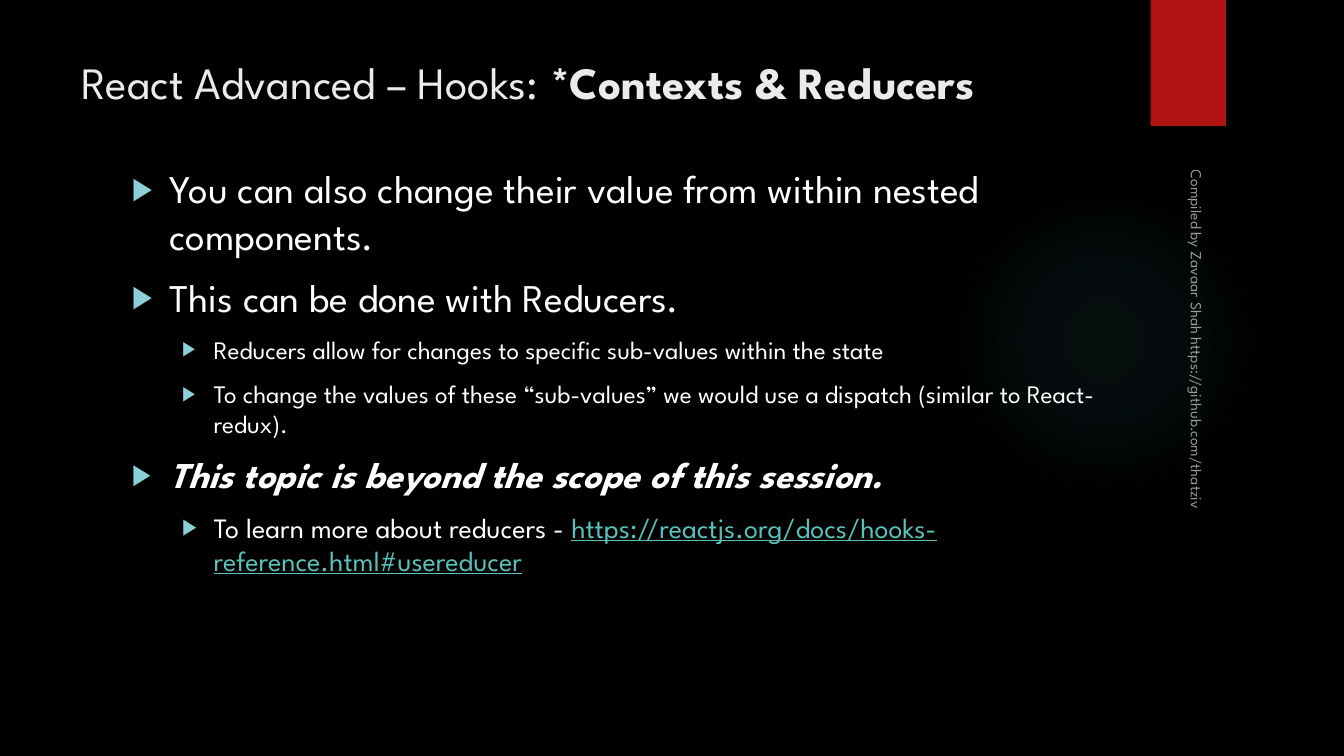
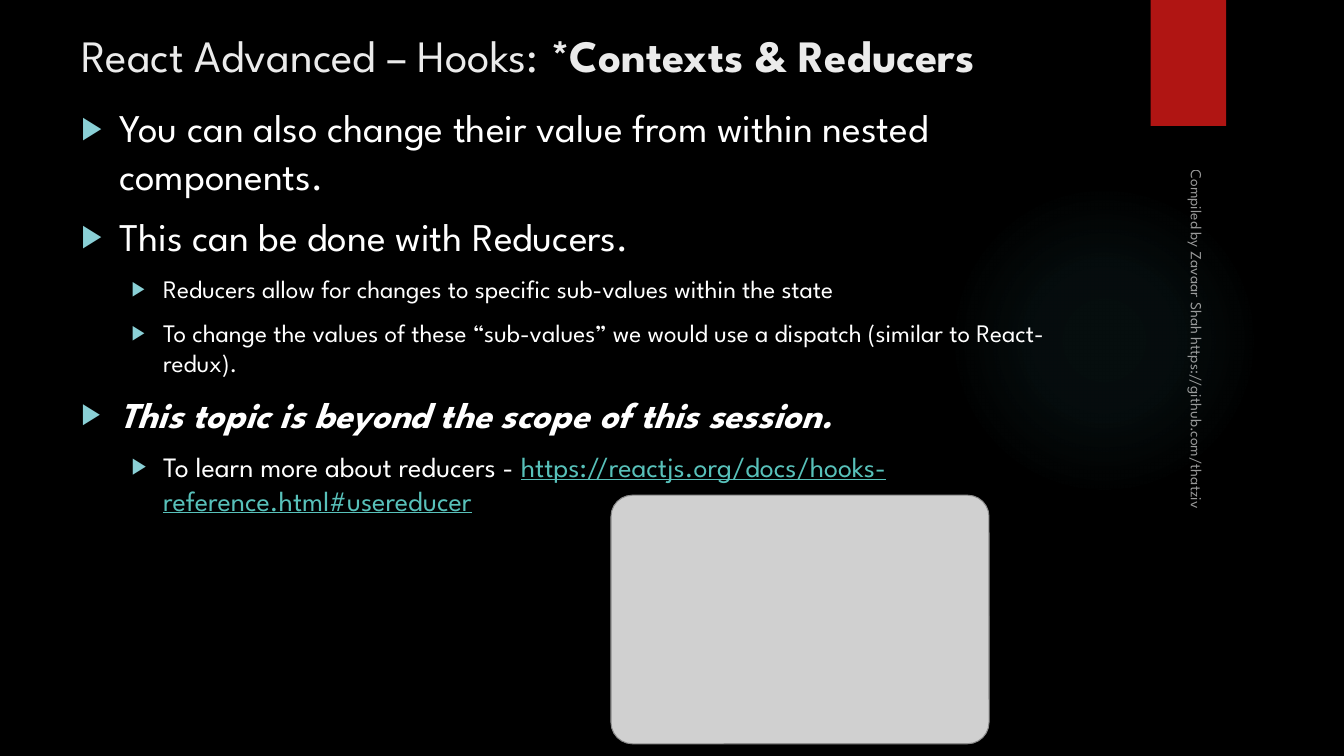
Before and after one commit to WSU-Society-of-Computer-Developers/workshops, a slide deck: slide 22 of react_nov28/main.pptx (slide 21 before the commit). Drawn at 1344x756 pixels with LibreOffice and Linux fonts; fonts in the diff are those of the drawing; grey boxes stand for pictures; background and template pictures are left out. Boxes give left, top, right and bottom in pixels: in the first picture for what was removed or moved away, otherwise in the second. Text is boxed around its words. In the diff, an @@ line names an element or a change of style, - is before the commit and + after.

```diff
--- a/react_nov28/main.pptx
+++ b/react_nov28/main.pptx
@@ title "React Advanced – Hooks: *Contexts ...": place and size @@
-title "React Advanced – Hooks: *Contexts ..." at (81,68,974,100)
+title "React Advanced – Hooks: *Contexts ..." at (81,41,974,73)
@@ text "You can also change their ..." rewrapped from (170,227,1094,574) to (119,114,1043,513) @@
@@ picture added at (611,495,989,744) @@
```
Also in this commit, not shown: 1 other slide changed, 1 slide added, 19 other files.
